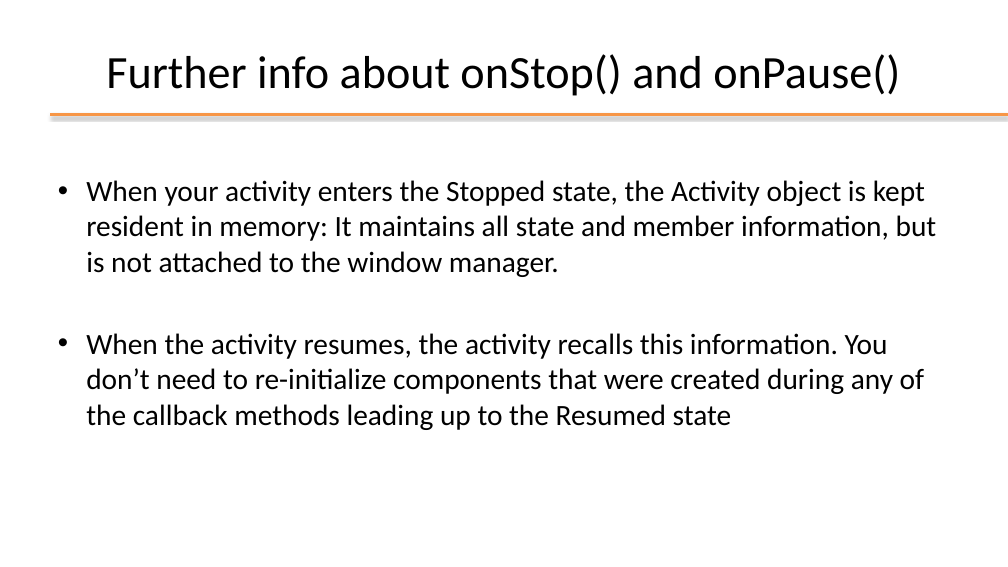
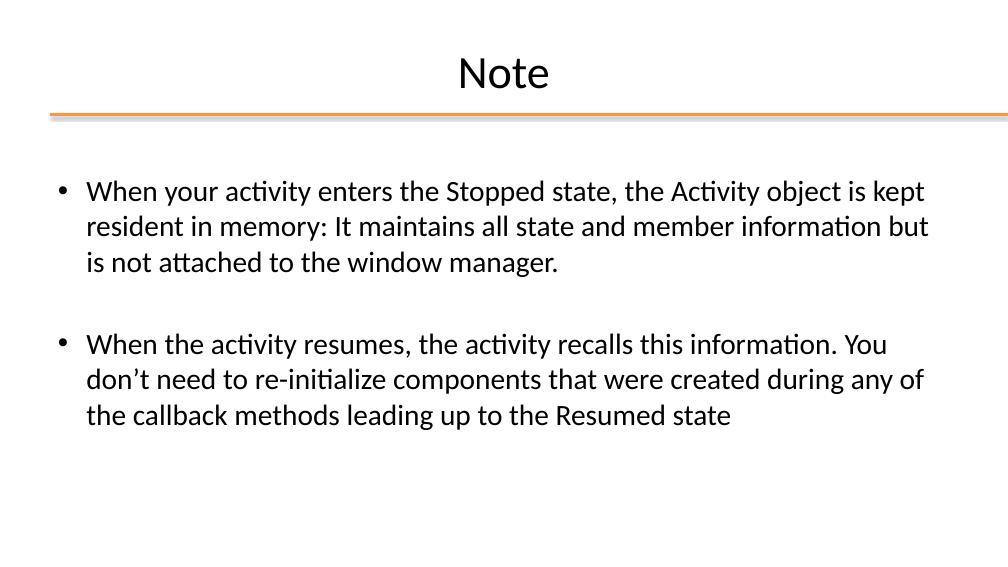
Before and after one commit to StePoli-00/Getting-started-with-Android, a slide deck: slide 13 of Slides/03-Key elements of application.pptx (slide 14 before the commit). Drawn at 1008x567 pixels with LibreOffice and Linux fonts; fonts in the diff are those of the drawing; background and template pictures are left out. Boxes give left, top, right and bottom in pixels: in the first picture for what was removed or moved away, otherwise in the second. Text is boxed around its words. In the diff, an @@ line names an element or a change of style, - is before the commit and + after.

```diff
--- a/Slides/03-Key elements of application.pptx
+++ b/Slides/03-Key elements of application.pptx
@@ title at (458, 58, 550, 89): text changed @@
-Further info about onStop() and onPause()
+Note
@@ text at (86, 180, 929, 277): text changed @@
-• When your activity enters the Stopped state, the Activity object is kept resident in memory: It maintains all state and member information, but is not attached to the window manager.
+• When your activity enters the Stopped state, the Activity object is kept resident in memory: It maintains all state and member information but is not attached to the window manager.
```
Also in this commit, not shown: 16 other slides changed, 13 slides added, 2 slides removed.
